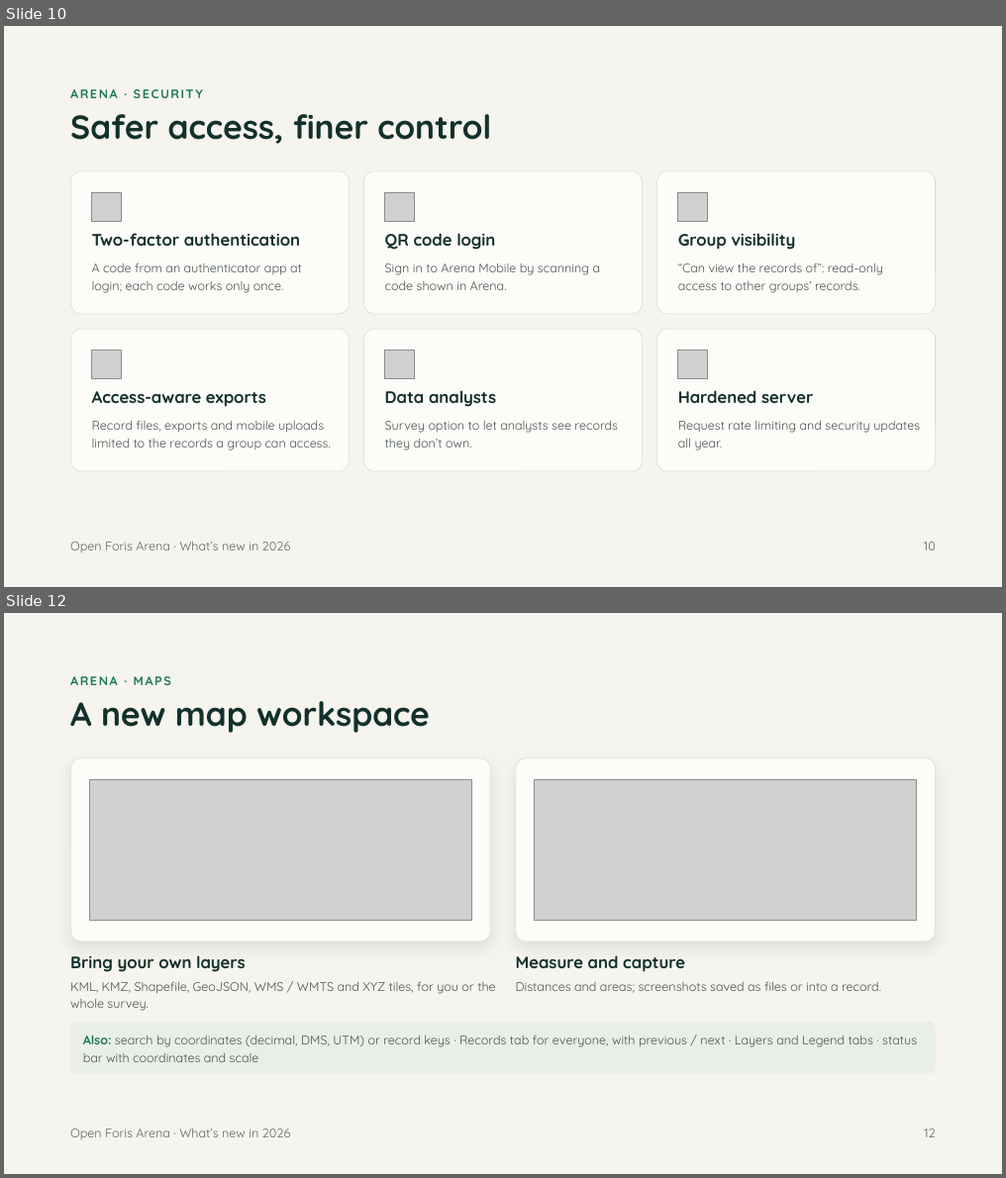
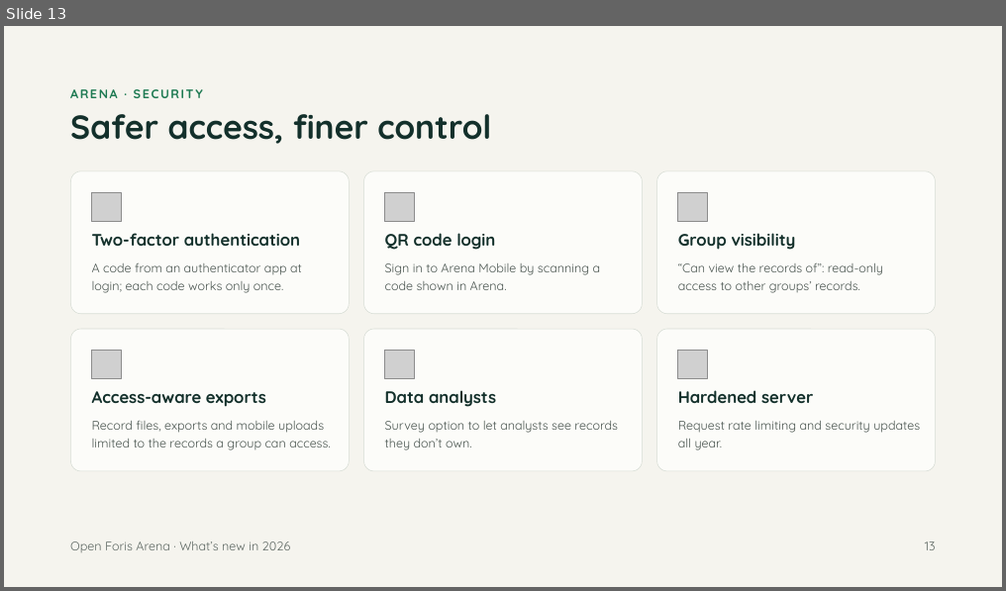
Before and after one commit to openforis/arena, a slide deck: docs/whats-new-2026/arena-whats-new-2026.pptx. Shown one above the other, each under a label of ours: slides 10 and 12 before the commit, slide 13 after it; the slides between them are not shown. The pictures are 1006x1178 and 1006x591 pixels, drawn with LibreOffice and Linux fonts; fonts in the diff are those of the drawing; grey boxes stand for pictures. Boxes give left, top, right and bottom in pixels: in the first picture for what was removed or moved away, otherwise in the second. Text is boxed around its words. In the diff, an @@ line names an element or a change of style, - is before the commit and + after.

```diff
--- a/docs/whats-new-2026/arena-whats-new-2026.pptx
+++ b/docs/whats-new-2026/arena-whats-new-2026.pptx
@@ slide 12 removed at [4,613,1002,1174], background #F5F4EE @@
@@ text removed at [70,676,171,685] @@
-ARENA · MAPS
@@ title removed at [70,701,430,733] @@
-A new map workspace
@@ rounded rectangle removed at [70,759,490,942] @@
@@ rounded rectangle removed at [516,759,936,942] @@
@@ picture removed at [89,780,472,920] @@
@@ picture removed at [534,780,917,920] @@
@@ text removed at [70,956,246,972] @@
-Bring your own layers
@@ text removed at [516,956,685,972] @@
-Measure and capture
@@ text removed at [70,982,495,1011] @@
-KML, KMZ, Shapefile, GeoJSON, WMS / WMTS and XYZ tiles, for you or the whole survey.
@@ text removed at [516,982,881,993] @@
-Distances and areas; screenshots saved as files or into a record.
@@ rounded rectangle removed at [70,1023,936,1074] @@
-Also: search by coordinates (decimal, DMS, UTM) or record keys · Records tab for everyone, with previous / next · Layers and Legend tabs · status bar with coordinates and scale
@@ text removed at [70,1129,291,1140] @@
-Open Foris Arena · What’s new in 2026
@@ text removed at [924,1129,935,1138] @@
-12
@@ what was slide 10 is now slide 13 @@
@@ slide 13 changed as well @@
@@ text at [925,542,936,551]: text changed @@
-10
+13
```
Also in this commit, not shown: 7 other slides changed, 5 slides added, 7 other slides removed, 5 other files.
